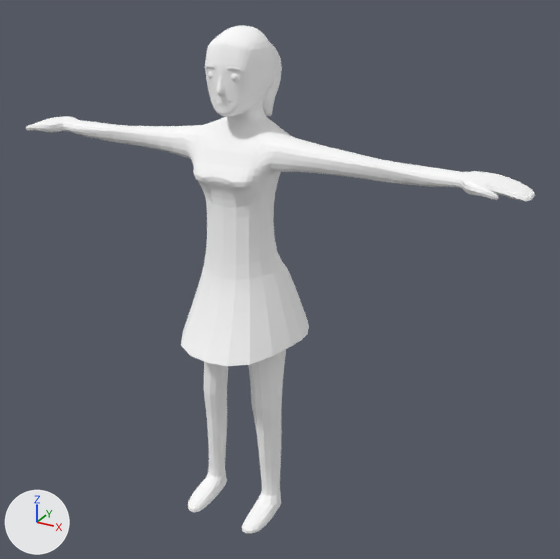
Renders of the glTF model frontend/assets/models3d/packs/quaternius-fbx/smooth_female_dress.glb from each side of a commit.
Both versions are drawn from a 50 mm lens placed at (1.4, -2.24, 2.12), pointed at (0.12, 0.09, 0.96). Every picture has the same lights, and +X, +Y and +Z are marked at lower left. The picture after the commit comes second. Where no turn or scale is listed for an object, it has been applied to the vertices.

In view in the first picture: 'Female'.
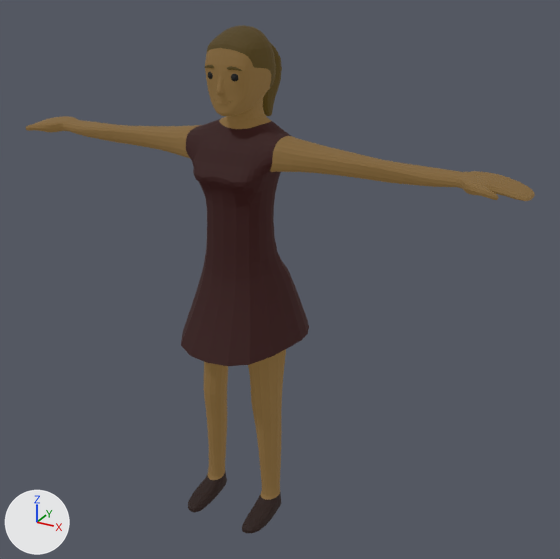
What changed in the scene script:
```text
Change mat_material_0:
    mat_material_0.base_color: (1.0, 1.0, 1.0) -> (0.0141, 0.00157, 0.00124)  # white #ffffff -> black #200504
    add mat_material_0.emission_strength = 1.0
    add mat_material_0.emission_color = (0.0141, 0.00157, 0.00124)  # black #200504
Change mat_material_1:
    mat_material_1.base_color: (1.0, 1.0, 1.0) -> (0.106, 0.0613, 0.0176)  # white #ffffff -> brown #5c4624
    add mat_material_1.emission_strength = 1.0
    add mat_material_1.emission_color = (0.106, 0.0613, 0.0176)  # brown #5c4624
Change mat_material_2:
    mat_material_2.base_color: (1.0, 1.0, 1.0) -> (0.00866, 0.00287, 0.00171)  # white #ffffff -> black #170906
    add mat_material_2.emission_strength = 1.0
Change mat_material_3:
    mat_material_3.base_color: (1.0, 1.0, 1.0) -> (0.0376, 0.0231, 0.00251)  # white #ffffff -> brown #372a08
    add mat_material_3.emission_strength = 1.0
    add mat_material_3.emission_color = (0.0376, 0.0231, 0.00251)  # brown #372a08
Change mat_material_4:
    mat_material_4.base_color: (1.0, 1.0, 1.0) -> (0.00197, 0.00197, 0.00197)  # white #ffffff -> black #060606
```

Changed parts and their boxes (x1, y1, x2, y2) in the pictures (560 x 559 px):
'Female', recoloured, surface changed (darker): (26, 25, 535, 533) in both
